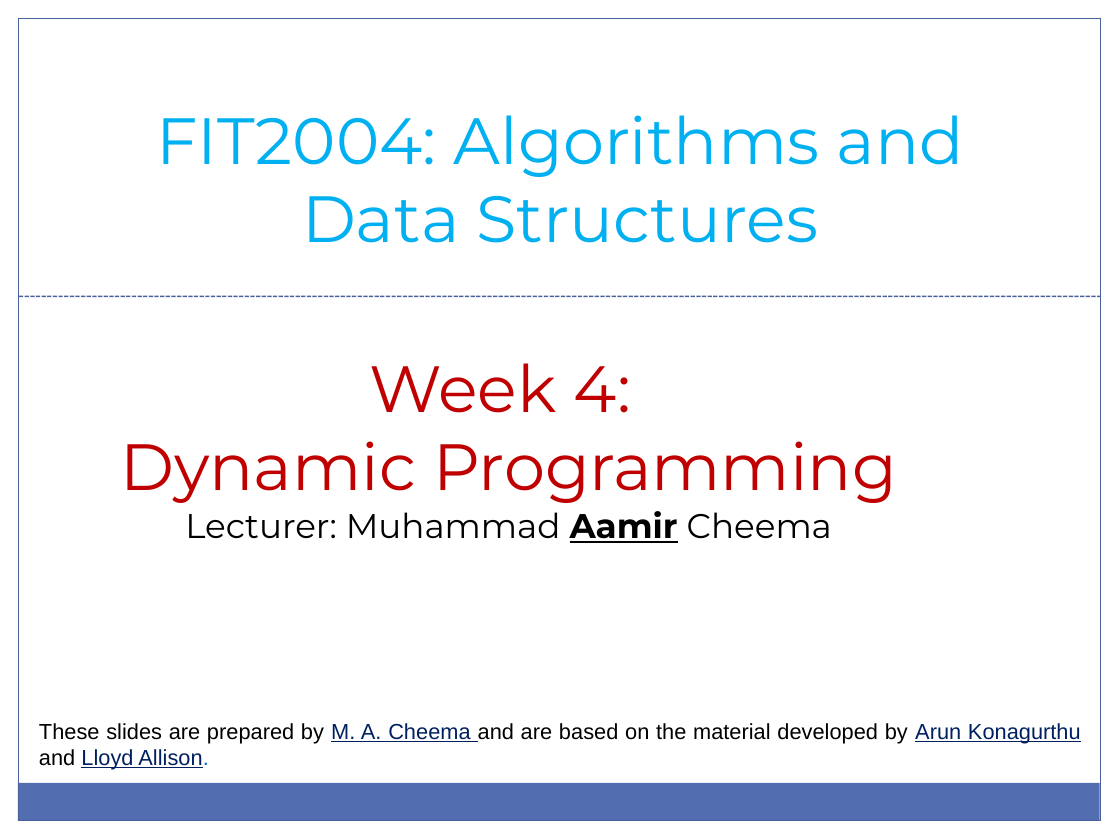
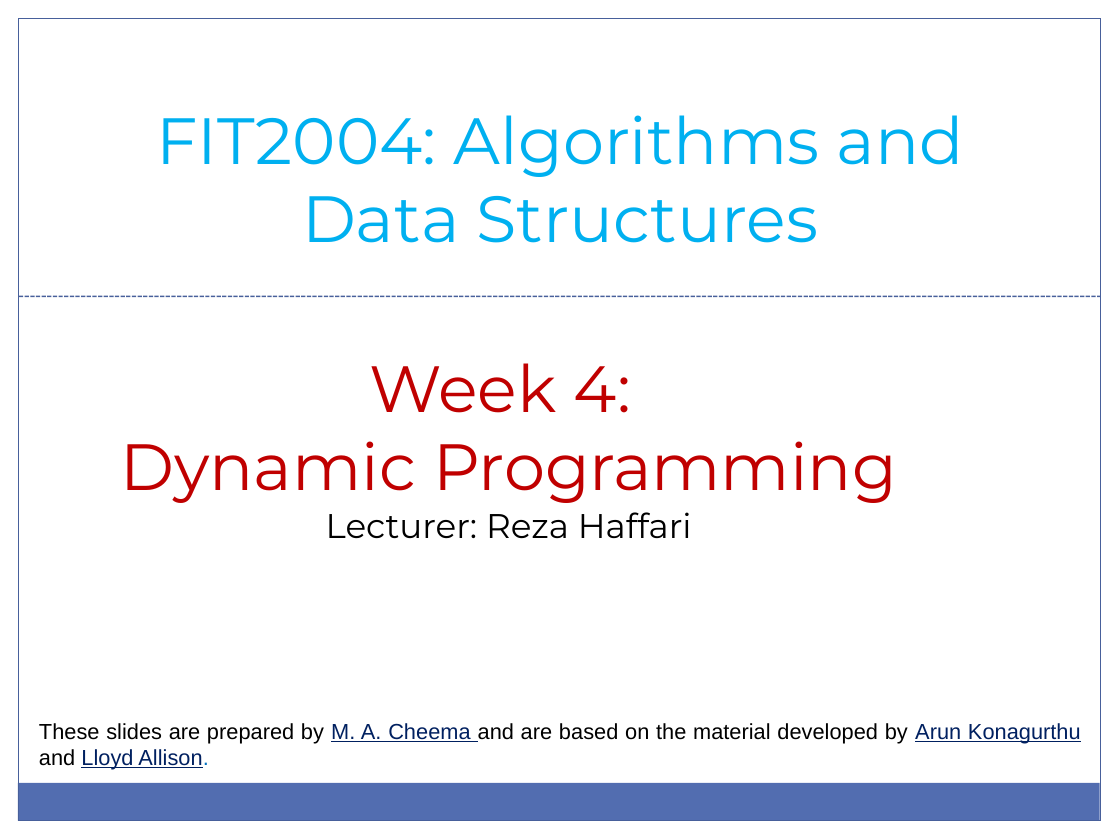
Before and after one commit to nchong128/fit2004, a slide deck: slide 2 of Week 4/Lec-4.pptx. Drawn at 1120x840 pixels with LibreOffice and Linux fonts; fonts in the diff are those of the drawing. Boxes give left, top, right and bottom in pixels: in the first picture for what was removed or moved away, otherwise in the second. Text is boxed around its words. In the diff, an @@ line names an element or a change of style, - is before the commit and + after.

```diff
--- a/Week 4/Lec-4.pptx
+++ b/Week 4/Lec-4.pptx
@@ text at box(326, 512, 692, 538): text changed @@
-Lecturer: Muhammad Aamir Cheema
+Lecturer: Reza Haffari
```
Also in this commit, not shown: 5 other slides changed, 1 other file.
